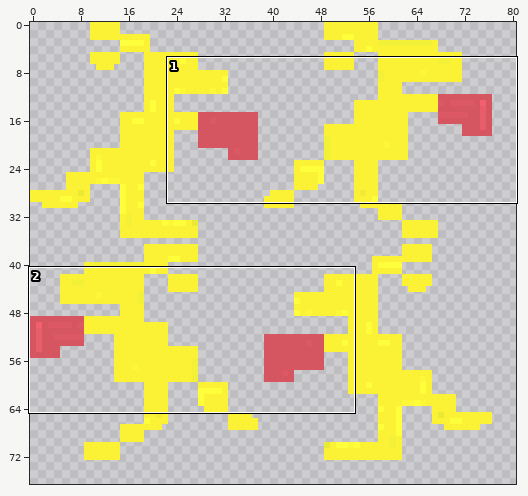
Sprite sheet, stored at assets/personagem2.png. Above, an overview of the earlier version with the close-up marked.
Close-up. First the earlier version:
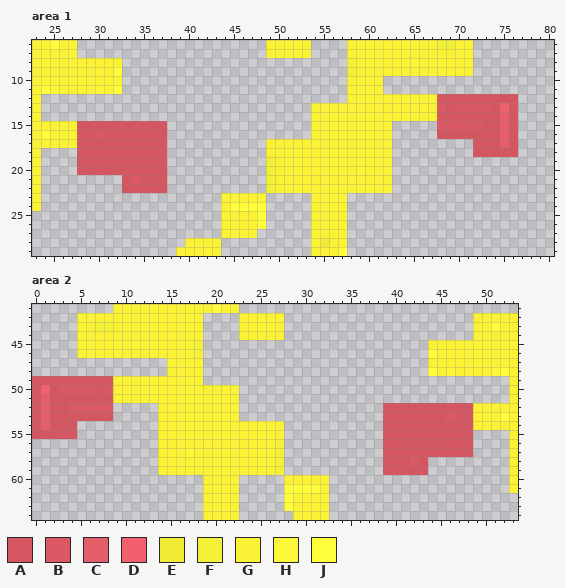
The file is 100x100 pixels. Colours within 5 levels of each other are drawn and written as one. Shown: area 1: x 23..80, y 6..29; area 2: x 0..53, y 41..64. The wide view leaves out empty margins.
Palette (. is transparent): A #d55561  B #dd5865  C #e85d6a  D #f2606d  E #f1eb35  F #f2f137  G #fbf236  H #fcf838  J #fffe3a
After:
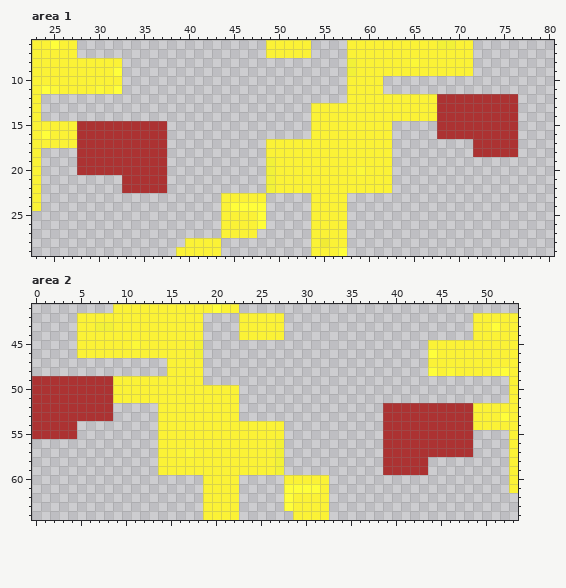
Difference:
colour A: #d55561 -> #ac3232
Area 1:
y 13: x 68 B -> A; x 70..73 BBBB -> AAAA; x 75 D -> A
y 14: x 75 C -> A
y 15: x 68..72 BBBBB -> AAAAA; x 75 C -> A
y 16: x 30 B -> A; x 75 C -> A
y 17: x 75 C -> A
y 21: x 34 B -> A
Area 2:
y 50: x 1 D -> A; x 3..6 BBBB -> AAAA; x 8 B -> A
y 51: x 1 C -> A
y 52: x 1 C -> A; x 4..8 BBBBB -> AAAAA
y 53: x 1 C -> A; x 46 B -> A
y 54: x 1 C -> A
y 58: x 42 B -> A
Pixel boxes of the changes (left, top, right, bottom) in both close-ups:
changed: (437, 94, 518, 157)
changed: (77, 121, 167, 193)
changed: (32, 376, 113, 439)
changed: (383, 403, 473, 475)
